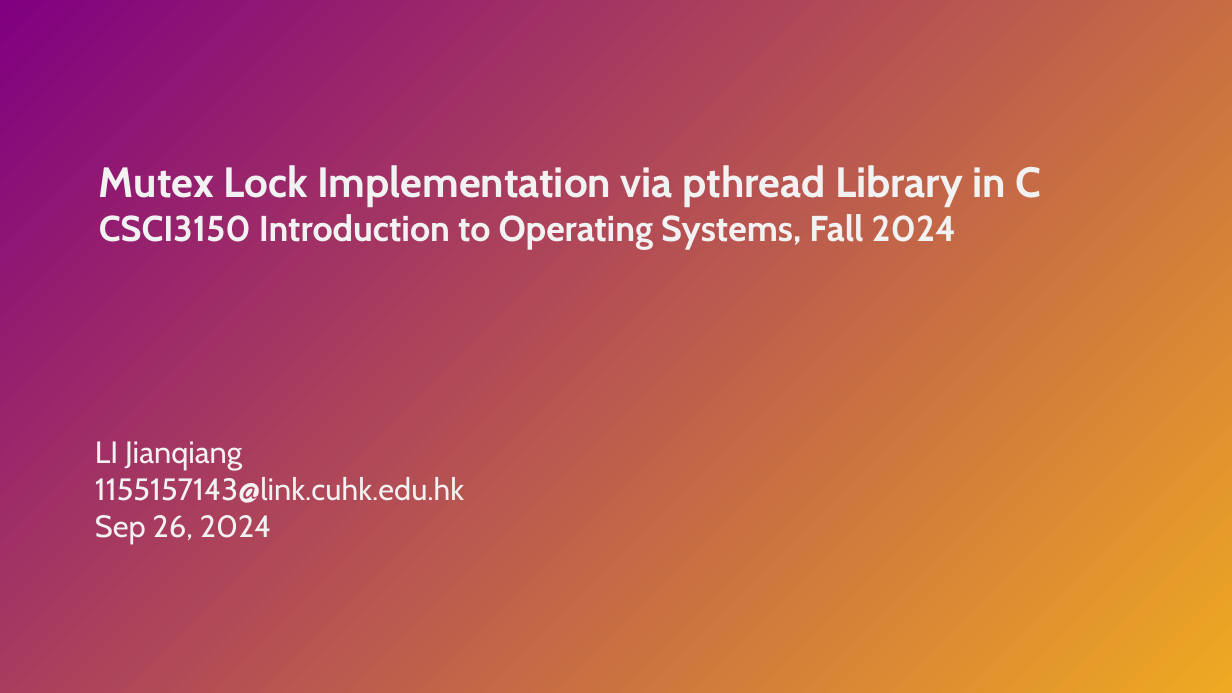
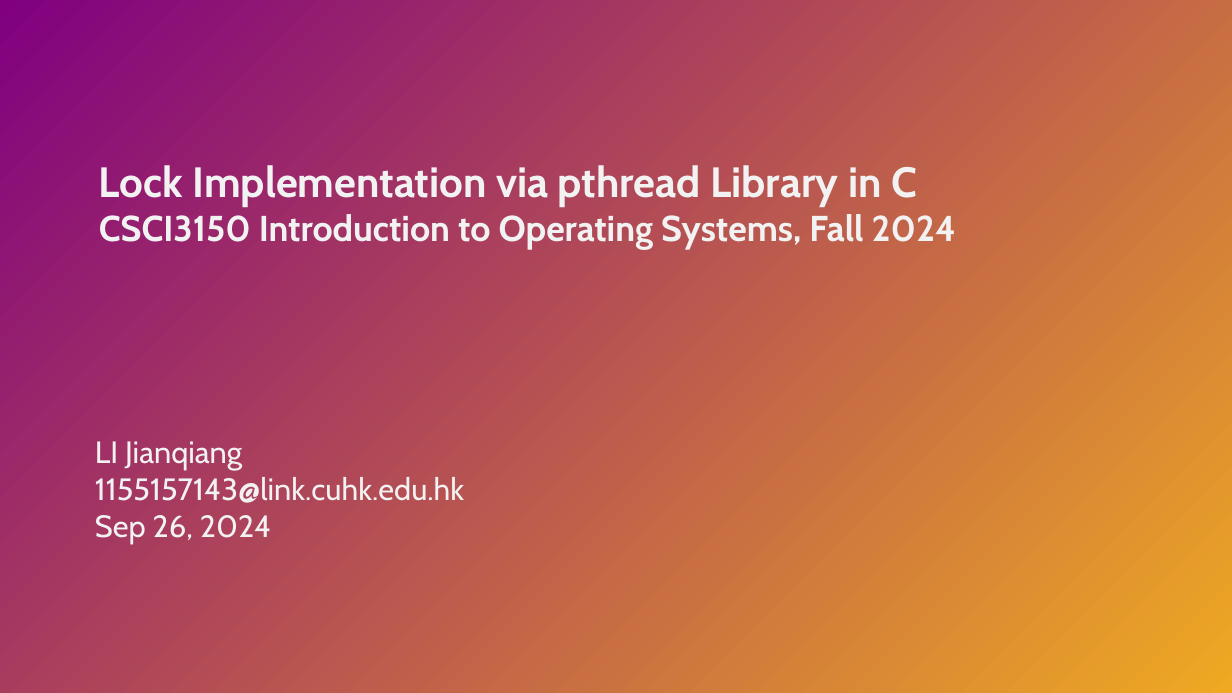
Before and after one commit to henryhxu/CSCI3150, a slide deck: slide 1 of tutorial/T04/tut04.pptx. Drawn at 1232x693 pixels with LibreOffice and Linux fonts; fonts in the diff are those of the drawing. Boxes give left, top, right and bottom in pixels: in the first picture for what was removed or moved away, otherwise in the second. Text is boxed around its words. In the diff, an @@ line names an element or a change of style, - is before the commit and + after.

```diff
--- a/tutorial/T04/tut04.pptx
+++ b/tutorial/T04/tut04.pptx
@@ text at (99,165,917,206): text changed @@
-  Mutex Lock Implementation via pthread Library in C
+  Lock Implementation via pthread Library in C
```
Also in this commit, not shown: 2 other slides changed.
